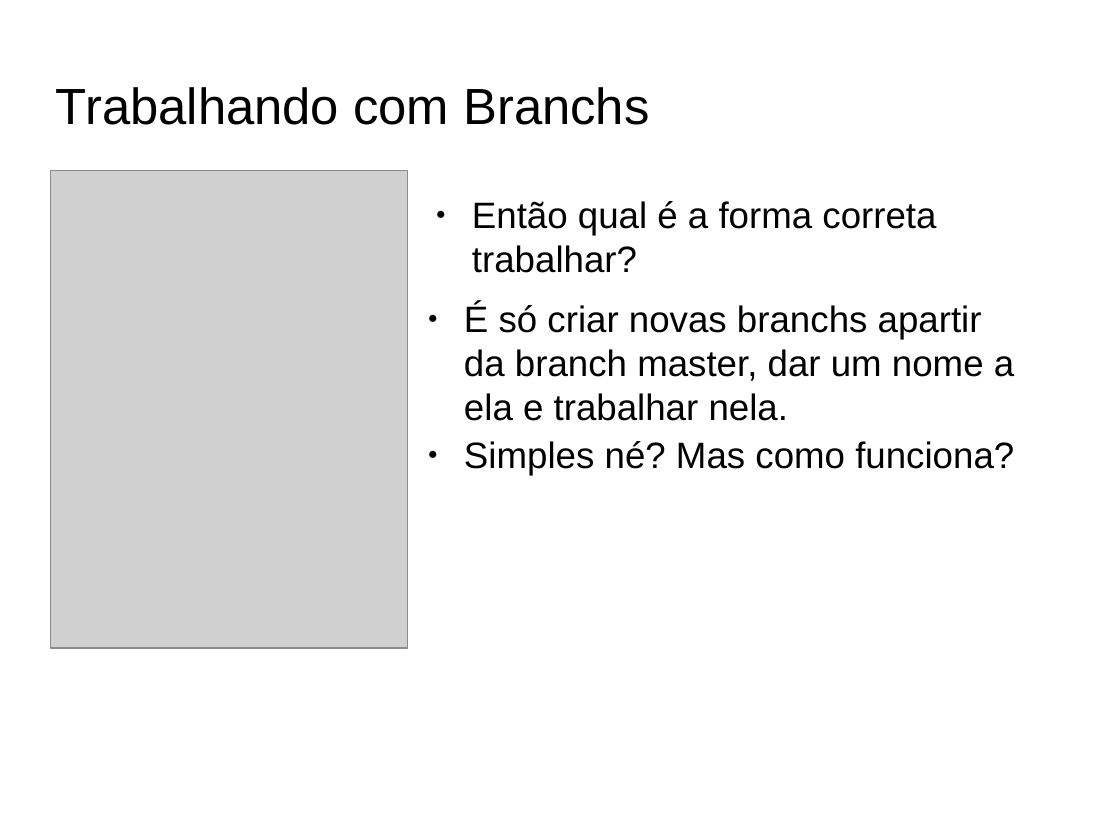
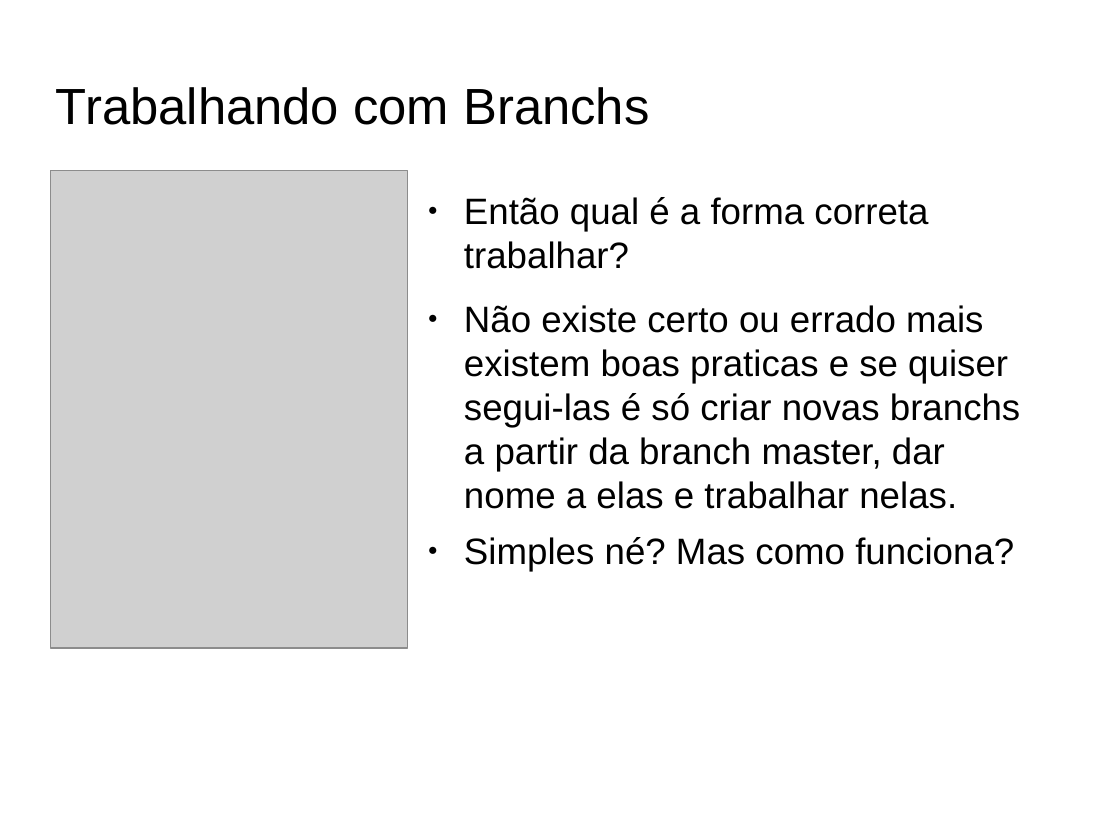
Before and after one commit to fabioads/apresentacao-git, a slide deck: slide 4 of Aprensentacao-GitHub.odp. Drawn at 1120x840 pixels with LibreOffice and Linux fonts; fonts in the diff are those of the drawing; grey boxes stand for pictures; background and template pictures are left out. Boxes give left, top, right and bottom in pixels: in the first picture for what was removed or moved away, otherwise in the second. Text is boxed around its words. In the diff, an @@ line names an element or a change of style, - is before the commit and + after.

```diff
--- a/Aprensentacao-GitHub.odp
+++ b/Aprensentacao-GitHub.odp
@@ text "Então qual é a forma ...": place and size @@
-text "Então qual é a forma ..." at (472, 201, 936, 273)
+text "Então qual é a forma ..." at (464, 197, 928, 269)
@@ text at (464, 305, 1020, 509): text changed @@
-● É só criar novas branchs apartir da branch master, dar um nome a ela e trabalhar nela.
+● Não existe certo ou errado mais existem boas praticas e se quiser segui-las é só criar novas branchs a partir da branch master, dar nome a elas e trabalhar nelas.
@@ text "Simples né? Mas como funciona?": place and size @@
-text "Simples né? Mas como funciona?" at (464, 441, 1014, 476)
+text "Simples né? Mas como funciona?" at (464, 537, 1014, 572)
```
Also in this commit, not shown: 16 other slides changed, 1 slide added.
